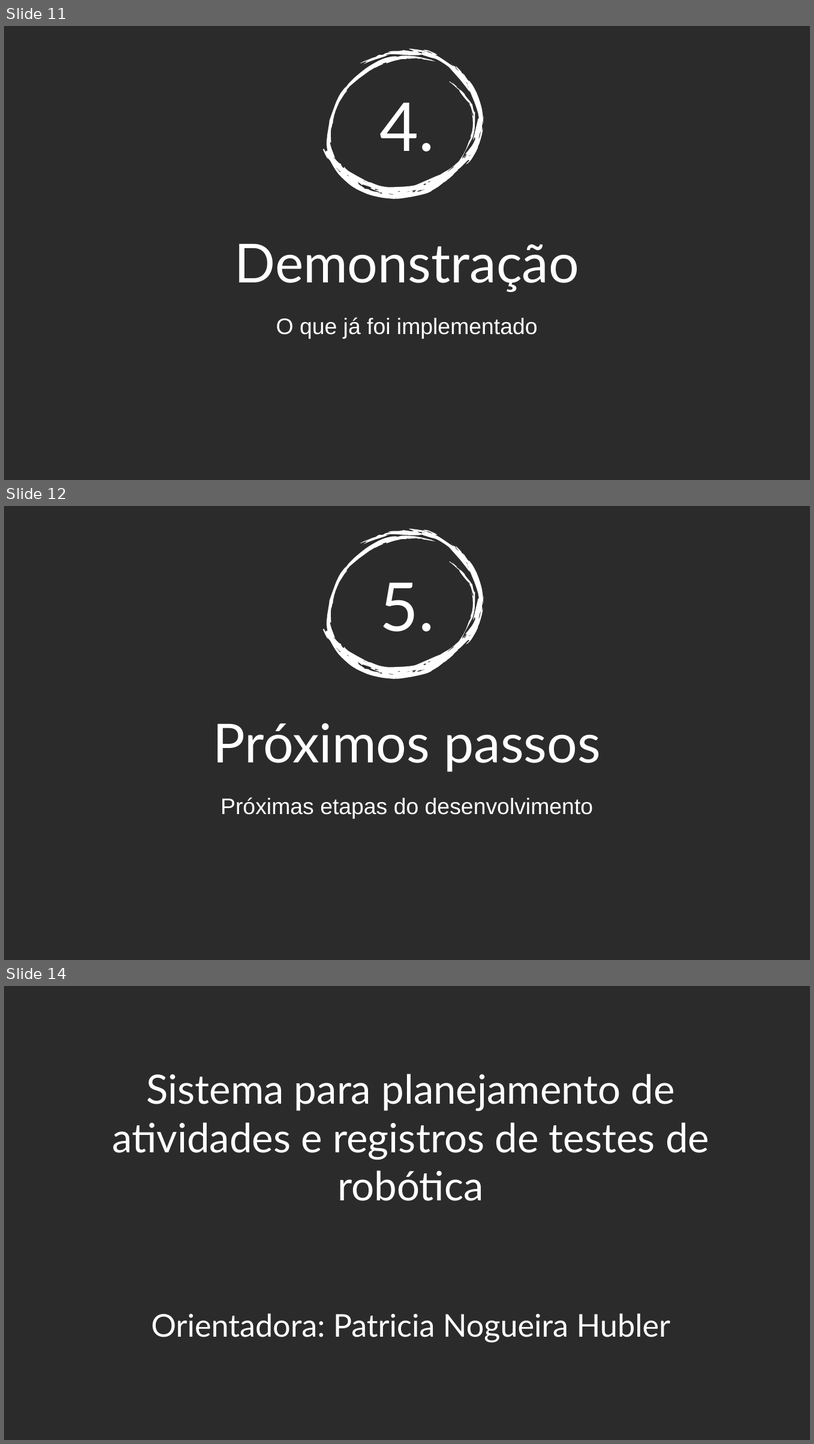
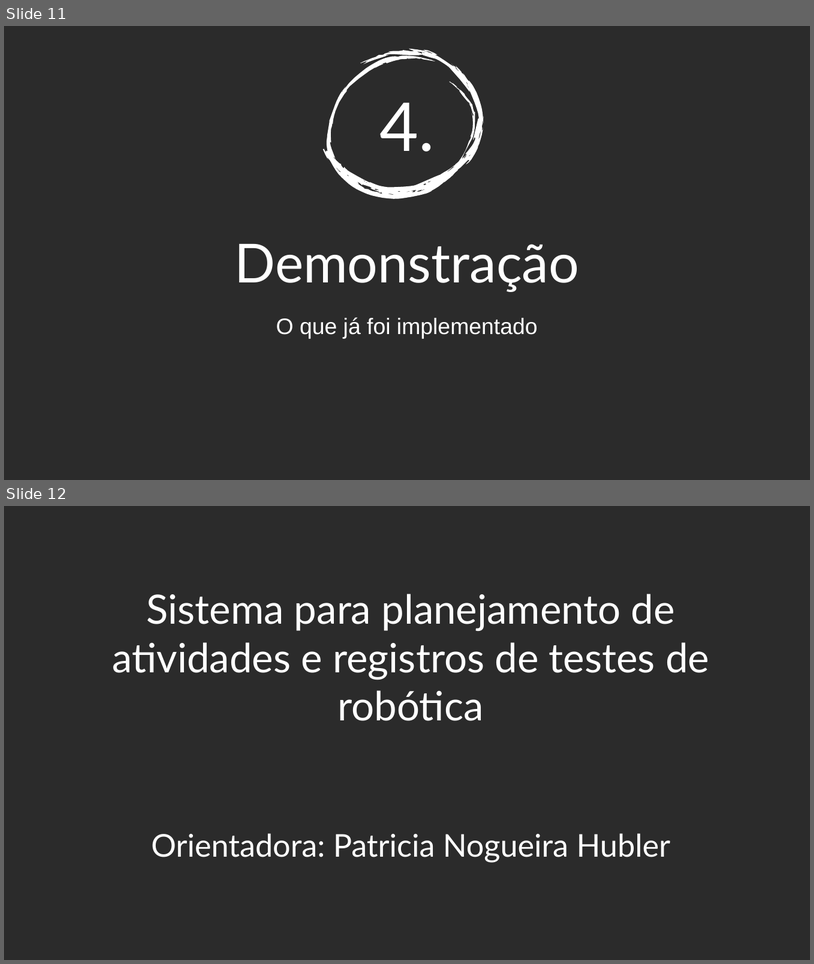
Before and after one commit to leoalopes/tccCodeIgniter, a slide deck: SeminarioAndamento.pptx. Shown one above the other, each under a label of ours: slides 11, 12 and 14 before the commit, slides 11 and 12 after it; the slides between them are not shown. The pictures are 814x1444 and 814x964 pixels, drawn with LibreOffice and Linux fonts; fonts in the diff are those of the drawing; background and template pictures are left out; a plain dark background stands for a picture behind light text. Boxes give left, top, right and bottom in pixels: in the first picture for what was removed or moved away, otherwise in the second. Text is boxed around its words. In the diff, an @@ line names an element or a change of style, - is before the commit and + after.

```diff
--- a/SeminarioAndamento.pptx
+++ b/SeminarioAndamento.pptx
@@ slide 12 removed at bbox=[4, 506, 810, 960], background picture (left out) @@
@@ freeform shape removed at bbox=[323, 529, 485, 679] @@
@@ title removed at bbox=[213, 582, 601, 772] @@
-5.
-Próximos passos
@@ subtitle removed at bbox=[221, 797, 593, 818] @@
-Próximas etapas do desenvolvimento
@@ what was slide 14 is now slide 12 @@
```
Also in this commit, not shown: 3 slides changed, 1 other slide removed, 2 other files.
